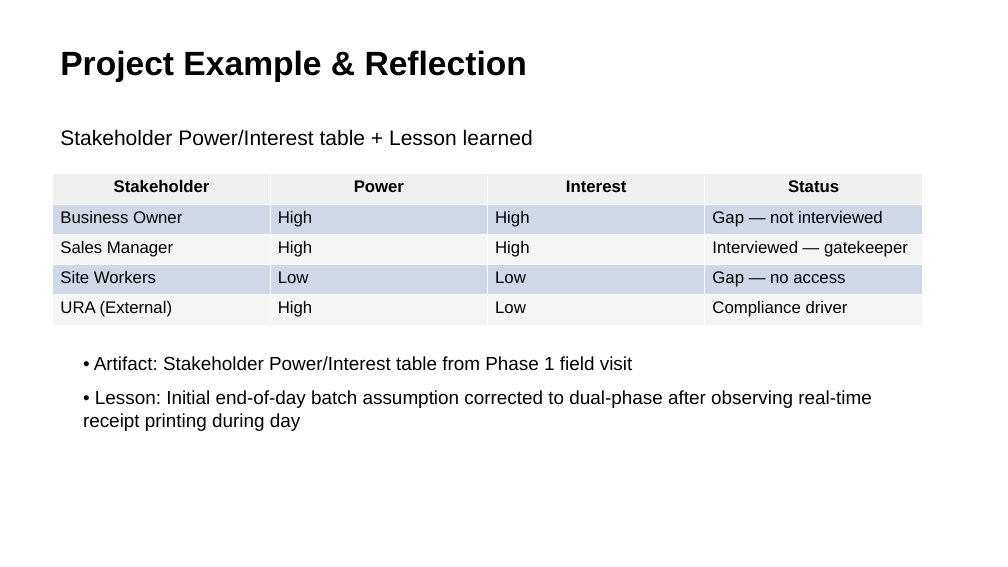
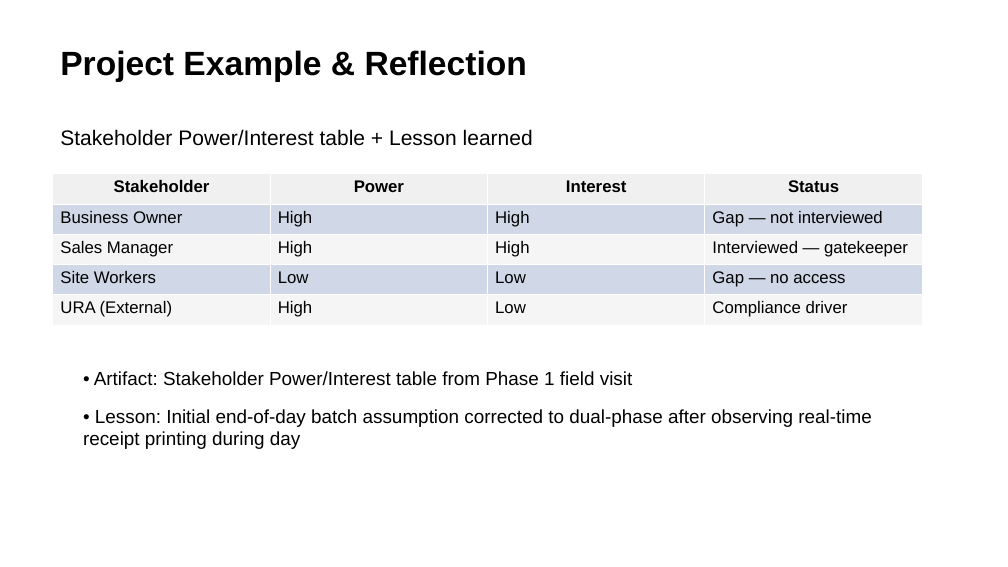
Before and after one commit to mugmarp/requirements-engineering-project-exercise, a slide deck: slide 6 of project_deliverables/PhaseFinal_Grand-Project-Presentation.pptx. Drawn at 1008x567 pixels with LibreOffice and Linux fonts; fonts in the diff are those of the drawing. Boxes give left, top, right and bottom in pixels: in the first picture for what was removed or moved away, otherwise in the second. Text is boxed around its words. In the diff, an @@ line names an element or a change of style, - is before the commit and + after.

Commit message:
fix: PPTX spacing - prevent overlapping
- Enable auto_size on text frames for natural text growth
- Increase bullet textbox height (0.5->0.6) and spacing (0.45->0.5)
- Increase table bottom margin (0.3->0.5)
- Fixes tight spacing on slides with tables + following text

```diff
--- a/project_deliverables/PhaseFinal_Grand-Project-Presentation.pptx
+++ b/project_deliverables/PhaseFinal_Grand-Project-Presentation.pptx
@@ text "• Artifact: Stakeholder Power/Interest table ...": place and size @@
-text "• Artifact: Stakeholder Power/Interest table ..." at [94, 356, 633, 371]
+text "• Artifact: Stakeholder Power/Interest table ..." at [94, 371, 633, 386]
@@ text "• Lesson: Initial end-of-day batch ...": place and size @@
-text "• Lesson: Initial end-of-day batch ..." at [83, 390, 871, 431]
+text "• Lesson: Initial end-of-day batch ..." at [83, 409, 871, 449]
```
Also in this commit, not shown: 5 other slides changed, 1 other file.
